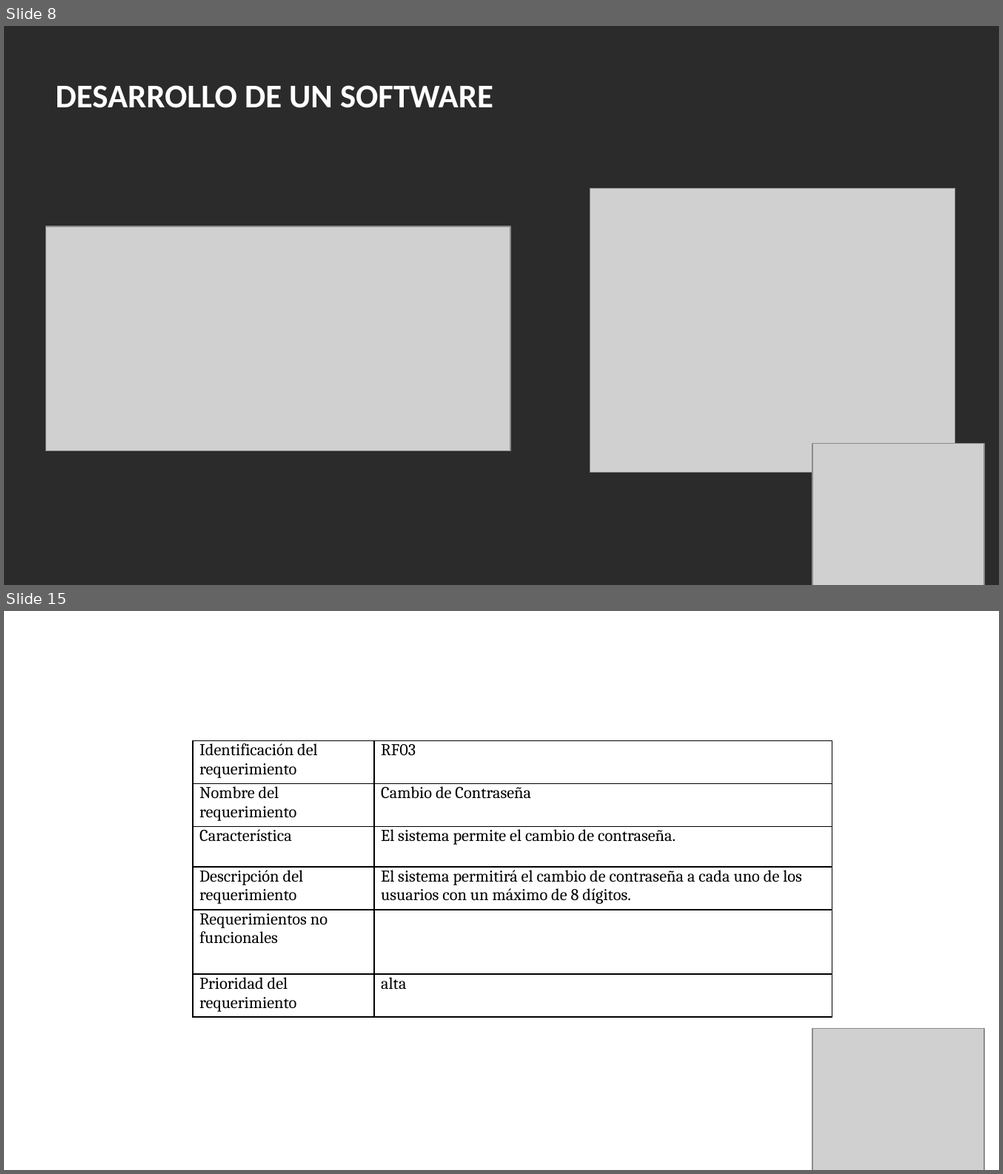
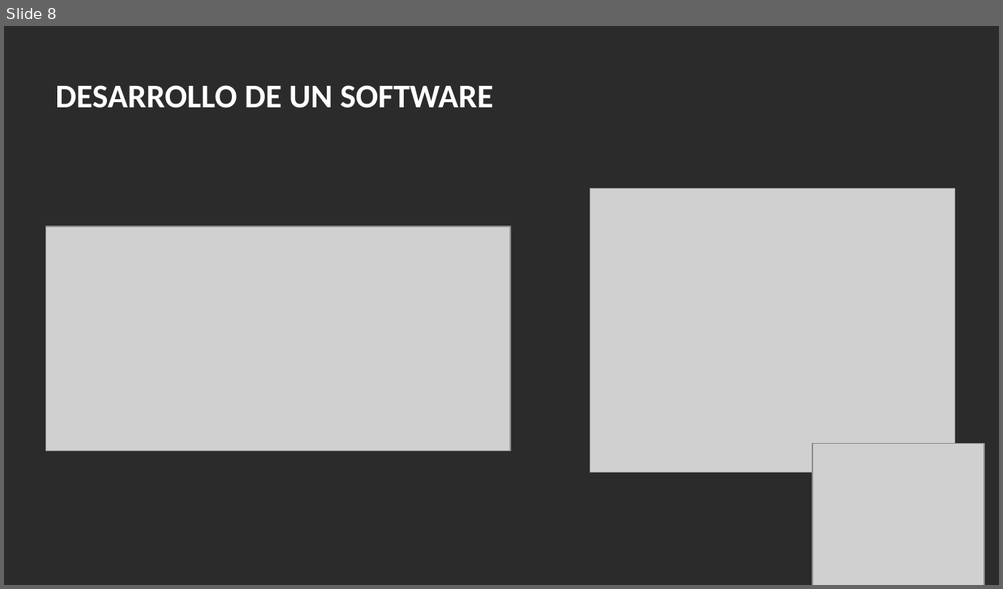
Before and after one commit to Azbanedit/azban-sb, a slide deck: DOCS/TRIMESTRE I/Presentación diapositivas azban.pptx. Shown one above the other, each under a label of ours: slides 8 and 15 before the commit, slide 8 after it; the slides between them are not shown. The pictures are 1003x1174 and 1003x589 pixels, drawn with LibreOffice and Linux fonts; fonts in the diff are those of the drawing; grey boxes stand for pictures; background and template pictures are left out; a plain dark background stands for a picture behind light text. Boxes give left, top, right and bottom in pixels: in the first picture for what was removed or moved away, otherwise in the second. Text is boxed around its words. In the diff, an @@ line names an element or a change of style, - is before the commit and + after.

```diff
--- a/DOCS/TRIMESTRE I/Presentación diapositivas azban.pptx
+++ b/DOCS/TRIMESTRE I/Presentación diapositivas azban.pptx
@@ slide 15 removed at (4,611,999,1170), background picture (left out) @@
@@ table removed at (193,741,831,1067), 6 rows, 2 columns @@
-Identificación del requerimiento | RF03
-Nombre del requerimiento | Cambio de Contraseña
-Característica | El sistema permite el cambio de contraseña.
-Descripción del requerimiento | El sistema permitirá el cambio de contraseña a cada uno de los usuarios con un máximo de 8 dígitos.
-Requerimientos no funcionales | 
-Prioridad del requerimiento | alta
@@ picture removed at (813,1028,984,1170) @@
```
Also in this commit, not shown: 4 slides changed, 2 slides added, 33 other slides removed, 3 other files.
